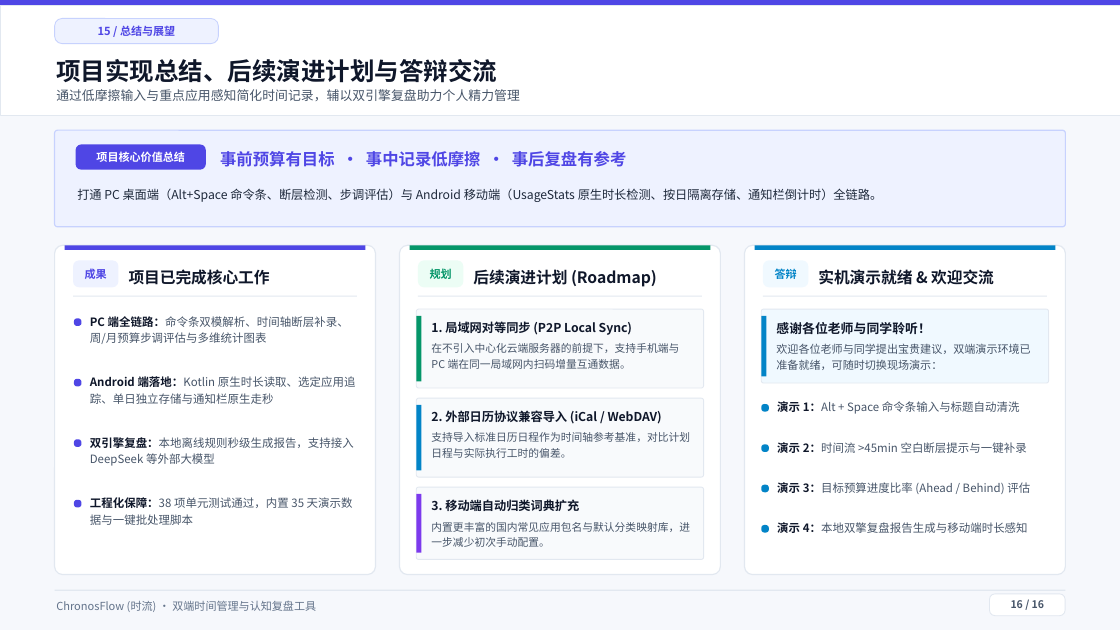
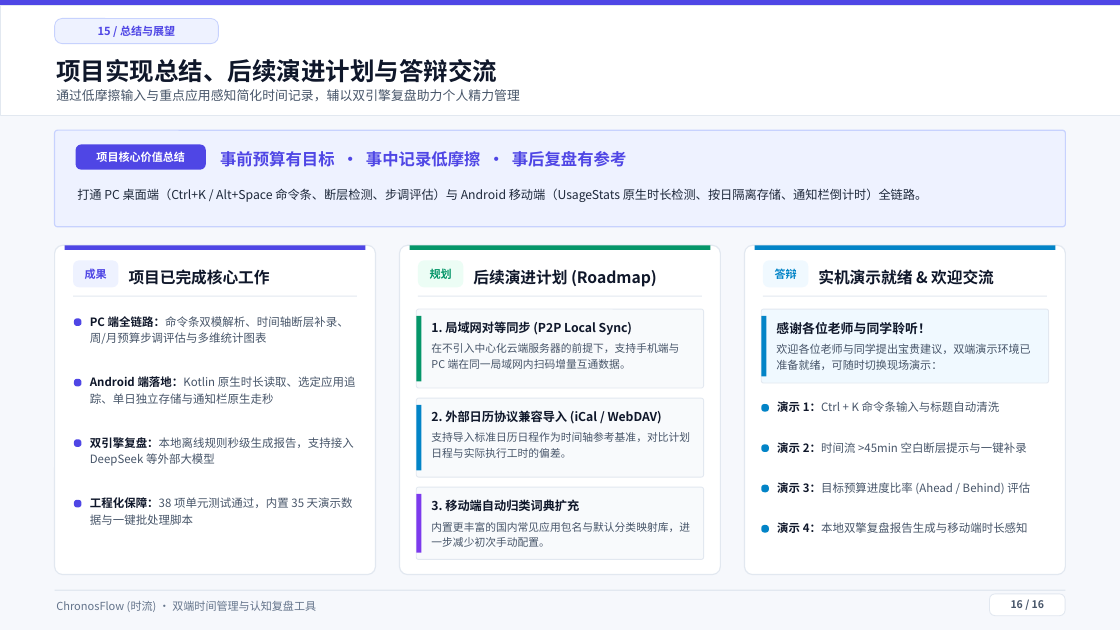
Before and after one commit to Citrus0914/ChronosFlow, a slide deck: slide 16 of 演示文稿/ChronosFlow软件功能全景介绍.pptx. Drawn at 1120x630 pixels with LibreOffice and Linux fonts; fonts in the diff are those of the drawing. Boxes give left, top, right and bottom in pixels: in the first picture for what was removed or moved away, otherwise in the second. Text is boxed around its words. In the diff, an @@ line names an element or a change of style, - is before the commit and + after.

Commit message:
fix(pc): 解决Alt+Space触发浏览器菜单问题并支持Ctrl+K与演示文稿同步

```diff
--- a/演示文稿/ChronosFlow软件功能全景介绍.pptx
+++ b/演示文稿/ChronosFlow软件功能全景介绍.pptx
@@ text at (77, 188, 928, 202): text changed @@
-打通 PC 桌面端（Alt+Space 命令条、断层检测、步调评估）与 Android 移动端（UsageStats 原生时长检测、按日隔离存储、通知栏倒计时）全链路。
+打通 PC 桌面端（Ctrl+K / Alt+Space 命令条、断层检测、步调评估）与 Android 移动端（UsageStats 原生时长检测、按日隔离存储、通知栏倒计时）全链路。
@@ text at (777, 401, 1000, 412): text changed @@
-演示 1：Alt + Space 命令条输入与标题自动清洗
+演示 1：Ctrl + K 命令条输入与标题自动清洗
```
Also in this commit, not shown: 4 other slides changed, 11 other files.
